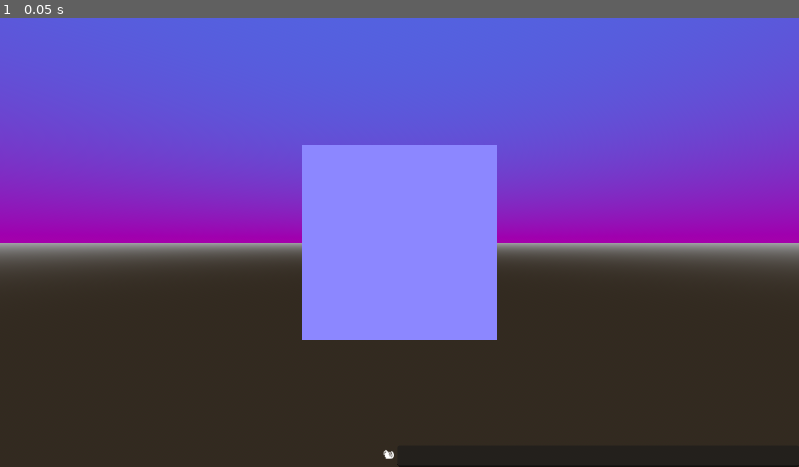
Above: before the commit, frame 1.
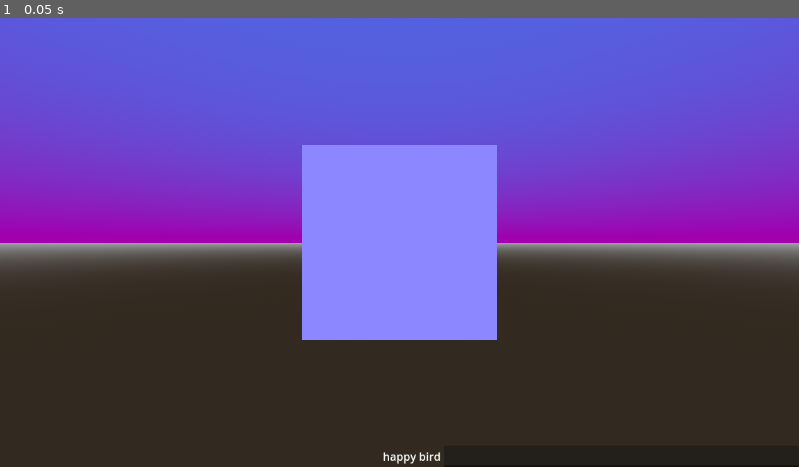
Above: after the commit, the same moment.

Repository: learnb/chat-game-godot
Game: Godot game, scene res://test_3.tscn
The game is run twice, just before and just after one commit, with the same random seed, the same clock (stepped at 60 frames per second) and the same inputs.
Inputs:
- Up to frame 1 (0.05 s): no input

The runs differ from the first frame. In frame 1, 0.1% of the frame differs, in the area x 47-56%, y 96-100%.
Error before the commit: Assertion failed. (res://spacetime_client.gd:63)

Commit message:
add username gen

Diff:
--- a/test_3.gd
+++ b/test_3.gd
@@ -2,6 +2,8 @@
 
 @onready var ChatUI = $ChatUI
 @onready var stdbClient = $Spacetime_Client
+
+var username: String
 
 var playerMap: Dictionary = {}
 
@@ -12,8 +14,10 @@
 	stdbClient.connect("initial_subscription", _on_stdb_initial_subscription)
 	stdbClient.connect("transaction_update", _on_stdb_transaction_update)
 	stdbClient.connect("identity_token", _on_stdb_identity_token)
-
 	ChatUI.connect("send_message", send_chat_message)
+
+	username = generate_username()
+	ChatUI.set_username(username)
 
 func _process(delta: float) -> void:
 	render_player_list()
@@ -202,3 +206,11 @@
 	for playerId in playerMap:
 		playerList.append(playerMap[playerId].Identity)
 	ChatUI.render_player_list(playerList)
+
+func generate_username() -> String:
+	var adjectives = ["happy", "sad", "angry", "tall", "short"]
+	var nouns = ["cat", "dog", "bird", "car", "tree"]
+
+	var adj = adjectives.pick_random()
+	var noun = nouns.pick_random()
+	return "%s %s" % [adj, noun]
--- a/ui.gd
+++ b/ui.gd
@@ -30,3 +30,7 @@
 	for player in players:
 		playerList.add_text("\n%s" % player)
 	playerList.scroll_to_line(playerList.get_line_count() - 1)
+
+func set_username(name: String) -> void:
+	username = name
+	inputLabel.text = username
